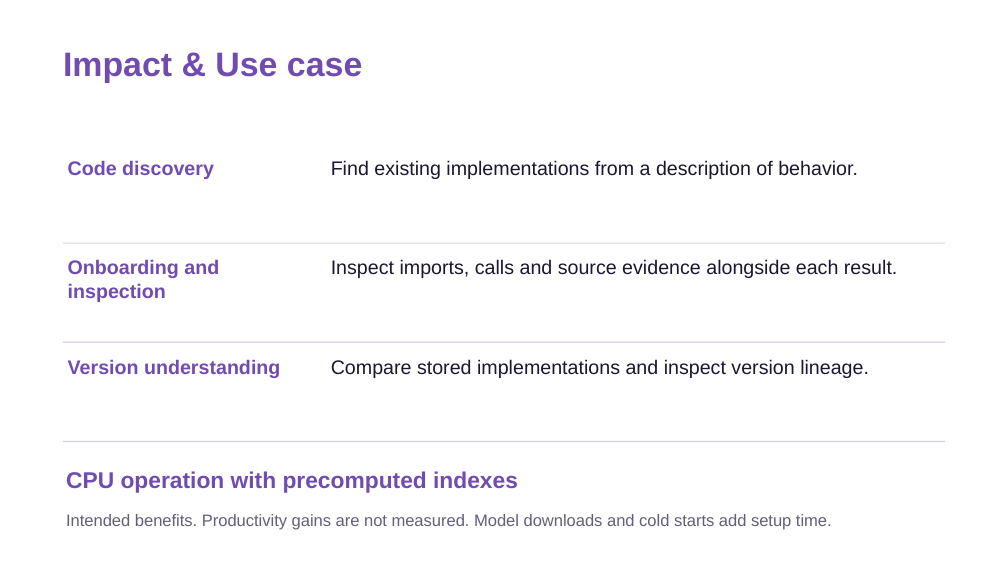
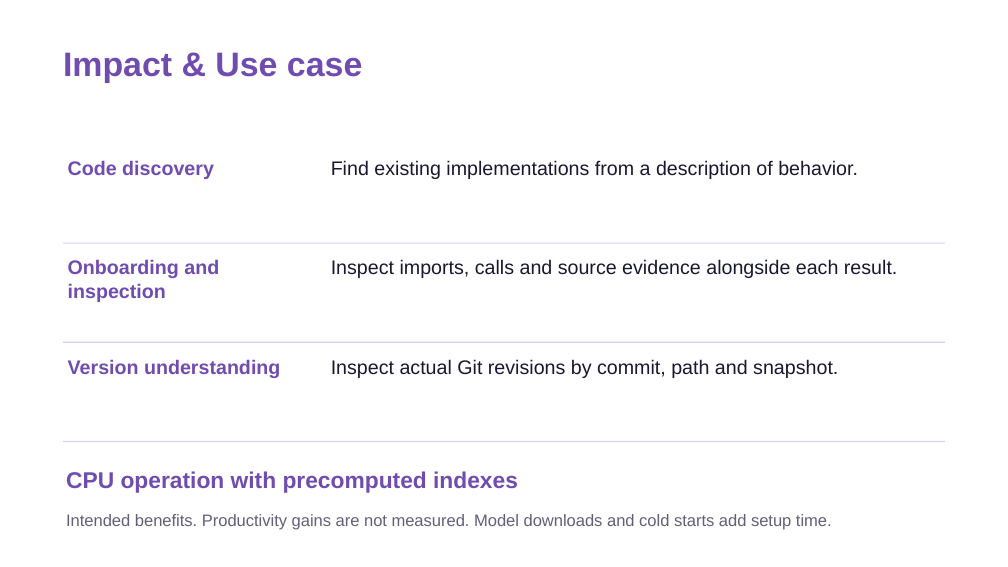
Before and after one commit to SinghDevansh-2006/prism-code-intelligence, a slide deck: slide 7 of submission/SRM_Team_Ctrl_Alt_Elite_1_Submission.pptx. Drawn at 1008x567 pixels with LibreOffice and Linux fonts; fonts in the diff are those of the drawing. Boxes give left, top, right and bottom in pixels: in the first picture for what was removed or moved away, otherwise in the second. Text is boxed around its words. In the diff, an @@ line names an element or a change of style, - is before the commit and + after.

```diff
--- a/submission/SRM_Team_Ctrl_Alt_Elite_1_Submission.pptx
+++ b/submission/SRM_Team_Ctrl_Alt_Elite_1_Submission.pptx
@@ text at [331,359,838,378]: text changed @@
-Compare stored implementations and inspect version lineage.
+Inspect actual Git revisions by commit, path and snapshot.
```
Also in this commit, not shown: 8 other slides changed, 57 other files.
